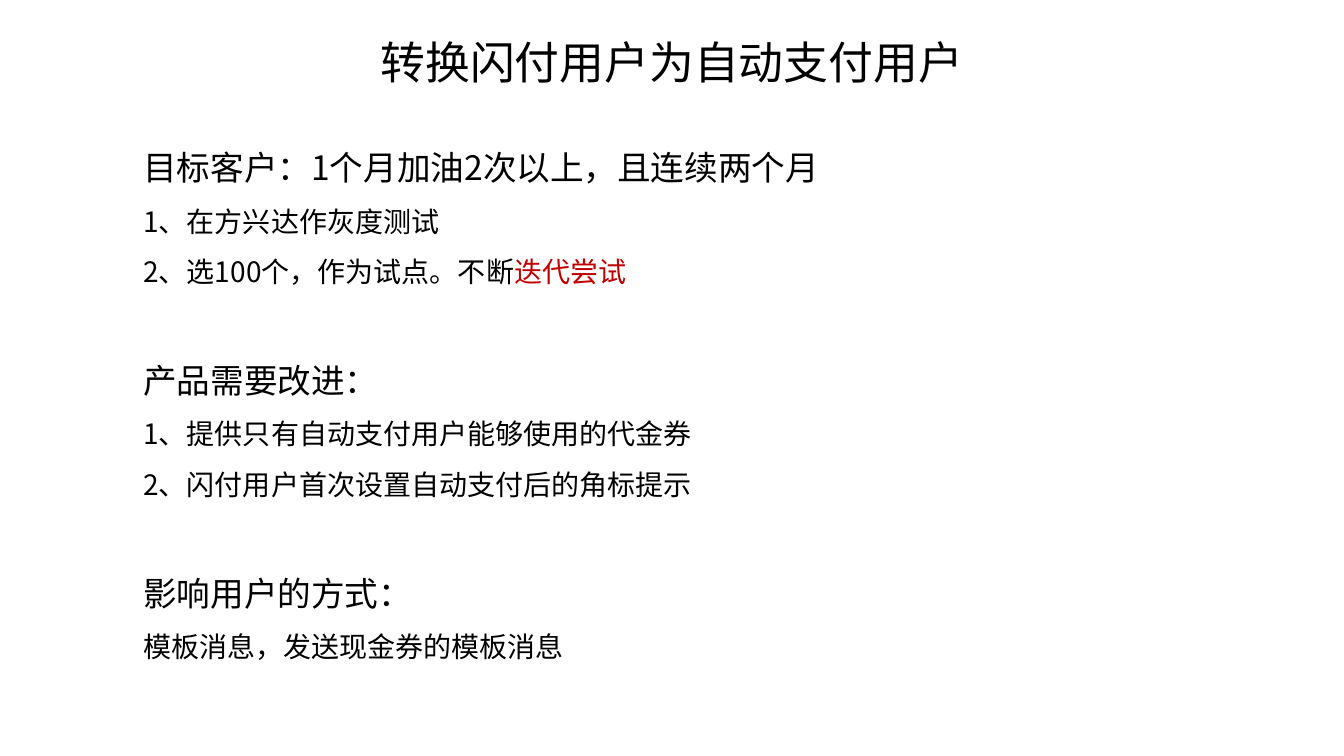
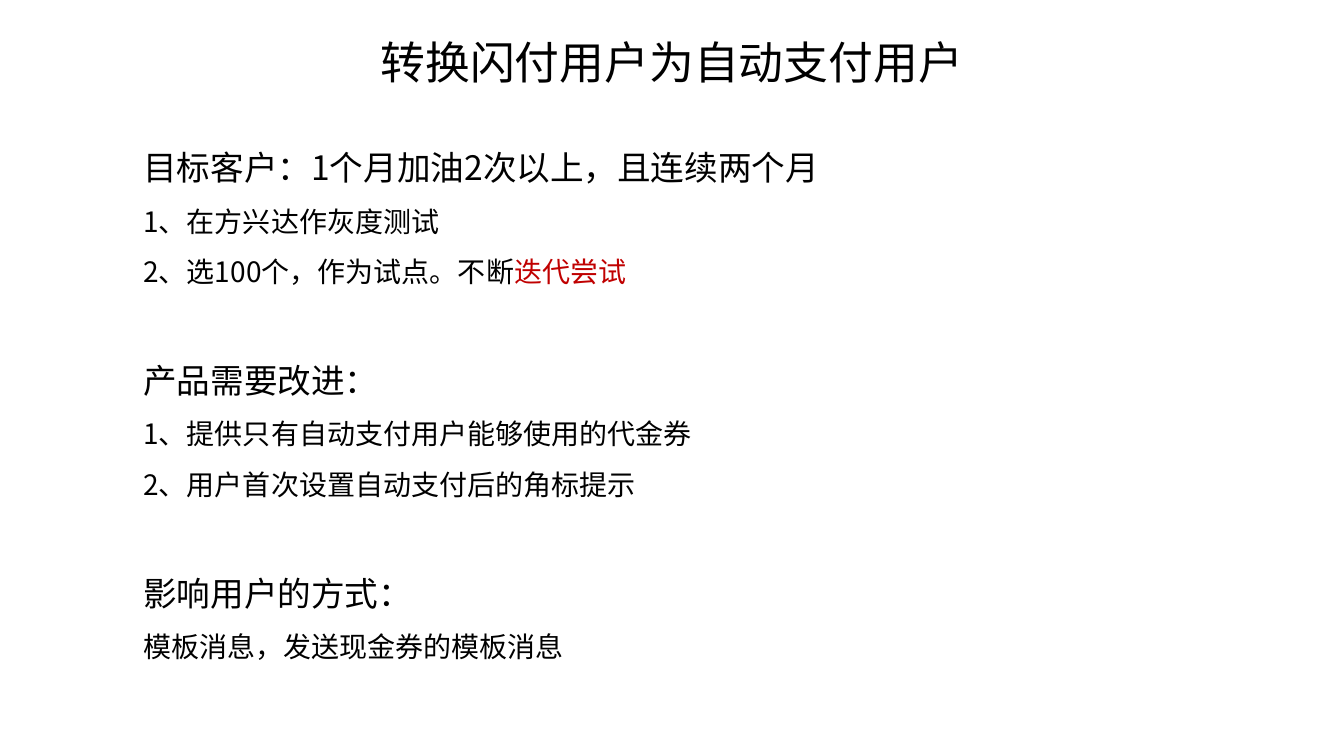
Before and after one commit to nixiaobing/kindpetro, a slide deck: slide 1 of operation/冠德石油+/自动支付用户转换提案1.pptx. Drawn at 1344x756 pixels with LibreOffice and Linux fonts; fonts in the diff are those of the drawing. Boxes give left, top, right and bottom in pixels: in the first picture for what was removed or moved away, otherwise in the second. Text is boxed around its words. In the diff, an @@ line names an element or a change of style, - is before the commit and + after.

```diff
--- a/operation/冠德石油+/自动支付用户转换提案1.pptx
+++ b/operation/冠德石油+/自动支付用户转换提案1.pptx
@@ text at (x1=143, y1=471, x2=635, y2=498): text changed @@
-2、闪付用户首次设置自动支付后的角标提示
+2、用户首次设置自动支付后的角标提示
```
Also in this commit, not shown: 3 other files.
